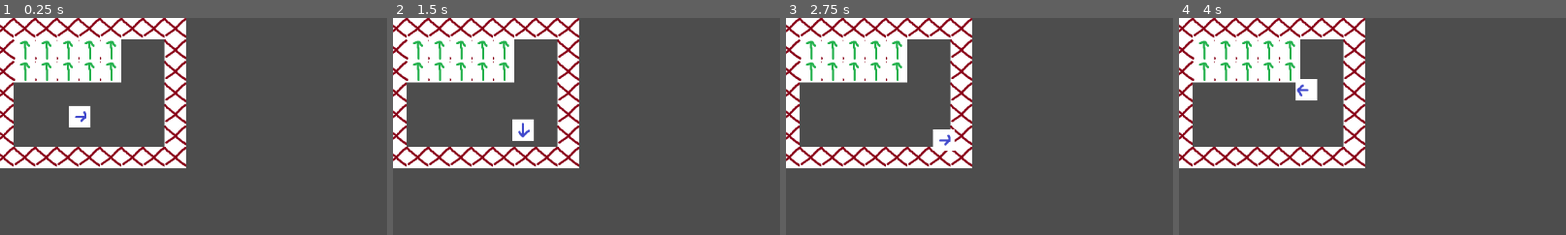
Above: before the commit, frames 1-4 (left to right).
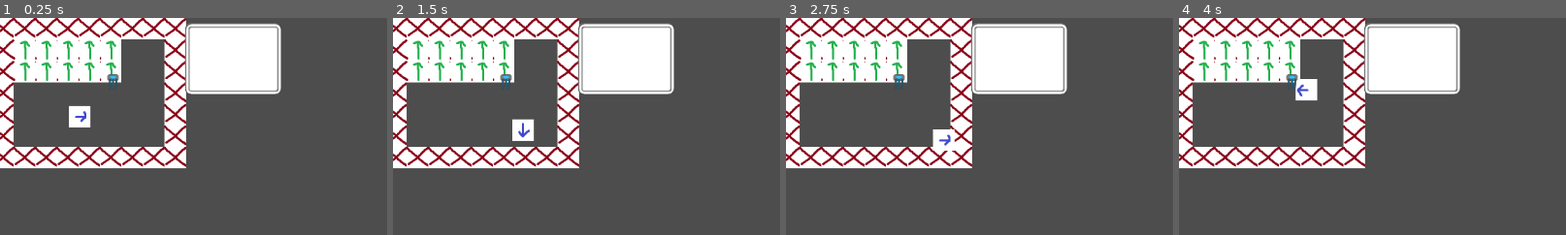
Above: after the commit, the same moments.

Repository: softgitron/IGJ
Game: Godot game, scene res://Main.tscn
Same seed, same stepped clock (60 frames per second), same inputs: the game is played once before the commit and once after it.
Inputs:
- Up to frame 1 (0.25 s): no input
- Up to frame 2 (1.5 s): tap Enter at 0.5 s; hold D (move_right) 0.53-1.28 s; hold S (move_down) from 1.28 s (still down)
- Up to frame 3 (2.75 s): tap Space at 2 s; release S (move_down) at 2.03 s; hold D (move_right) from 2.03 s (still down)
- Up to frame 4 (4 s): tap Enter at 2.75 s; release D (move_right) at 2.78 s; hold W (move_up) 2.78-3.53 s; hold A (move_left) from 3.53 s (still down)
The pictures show only the part of the screen within x 1-51%, y 0-50%; the shares and areas given below are measured in that part.

The runs differ from the first frame. In frame 1, 8.3% of the frame differs, in the area x 27-73%, y 2-36%; in frame 2, 8.3%; in frame 3, 8.3%; in frame 4, 8.3%.

Commit message:
Added Ui elements

Diff:
--- a/Main.tscn
+++ b/Main.tscn
@@ -1,11 +1,22 @@
-[gd_scene load_steps=3 format=3 uid="uid://cpvcl2evatg8p"]
+[gd_scene load_steps=6 format=3 uid="uid://cpvcl2evatg8p"]
 
+[ext_resource type="Script" uid="uid://63udaaqf7rp3" path="res://main.gd" id="1_fos0i"]
 [ext_resource type="PackedScene" uid="uid://l24b45bswjqd" path="res://Maps/MapBase.tscn" id="1_uu6xs"]
 [ext_resource type="PackedScene" uid="uid://de8sga0vaepvf" path="res://Player/Player.tscn" id="2_r0du0"]
+[ext_resource type="PackedScene" uid="uid://cw1rjnkmhf7xx" path="res://Ui_Components/ui_main.tscn" id="3_r0du0"]
+[ext_resource type="PackedScene" uid="uid://qchaxxjqoi2m" path="res://Teleportation_assets/activation_key.tscn" id="4_cm0pq"]
 
 [node name="Main" type="Node2D"]
+script = ExtResource("1_fos0i")
 
 [node name="MapBase" parent="." instance=ExtResource("1_uu6xs")]
 
 [node name="Player" parent="." instance=ExtResource("2_r0du0")]
 position = Vector2(130, 147)
+
+[node name="UiMain" parent="." instance=ExtResource("3_r0du0")]
+offset = Vector2(280, 0)
+transform = Transform2D(1, 0, 0, 1, 280, 0)
+
+[node name="ActivationKey" parent="." instance=ExtResource("4_cm0pq")]
+position = Vector2(180, 95)
--- a/Player/Player.tscn
+++ b/Player/Player.tscn
@@ -56,7 +56,7 @@
 
 [sub_resource type="CircleShape2D" id="CircleShape2D_q3lat"]
 
-[node name="Player" type="CharacterBody2D"]
+[node name="Player" type="CharacterBody2D" groups=["player"]]
 motion_mode = 1
 script = ExtResource("1_q3lat")
 
--- a/Player/player.gd
+++ b/Player/player.gd
@@ -1,6 +1,23 @@
 extends CharacterBody2D
 
 @export var speed = 100
+var currentItem: String = ""
+
+signal inventory_changed(item_name: String)
+
+func has_item(item_name:String)->bool:
+	return currentItem==item_name
+
+func remove_item()->String:
+	var temp = currentItem
+	currentItem=""
+	return temp
+
+func pickup_item(item_name:String)->void:
+	if currentItem=="":
+		currentItem=item_name
+		emit_signal("inventory_changed", item_name)
+
 
 func get_input():
 	velocity = Vector2.ZERO
--- a/Teleportation_assets/activation_key.gd
+++ b/Teleportation_assets/activation_key.gd
@@ -1,8 +1,9 @@
 extends Area2D
 
-@export var item_name: String = "Keycard"
+@export var item_name: String = "activationKey"
 
 func _on_body_entered(body: Node) -> void:
+	print("entered")
 	if body.is_in_group("player"):
 		body.pickup_item(item_name)
 		queue_free()
--- a/Teleportation_assets/activation_key.tscn
+++ b/Teleportation_assets/activation_key.tscn
@@ -1,7 +1,7 @@
 [gd_scene load_steps=4 format=3 uid="uid://qchaxxjqoi2m"]
 
-[ext_resource type="Texture2D" uid="uid://byeqg6vuvhq44" path="res://art/activationKey.png" id="1_arp5j"]
-[ext_resource type="Script" uid="uid://bfatgblvrign0" path="res://activation_key.gd" id="1_k7ukm"]
+[ext_resource type="Texture2D" uid="uid://byeqg6vuvhq44" path="res://Teleportation_assets/art/activationKey.png" id="1_arp5j"]
+[ext_resource type="Script" uid="uid://bfatgblvrign0" path="res://Teleportation_assets/activation_key.gd" id="1_k7ukm"]
 
 [sub_resource type="CapsuleShape2D" id="CapsuleShape2D_k7ukm"]
 
--- /dev/null
+++ b/Ui_Components/ui_inventory.gd
@@ -0,0 +1,13 @@
+extends Control
+
+var current_item: String =""
+var has_item:bool=false
+
+func _process(delta: float) -> void:
+	pass
+
+
+func pickup_item(itemName:String):
+	current_item=itemName;
+	var items = $ItemSprite
+	items.texture = load("res://Ui_Components/art/inventory_sprites/activationKey.png")
--- /dev/null
+++ b/Ui_Components/ui_inventory.tscn
@@ -0,0 +1,27 @@
+[gd_scene load_steps=3 format=3 uid="uid://chyouql1mqmof"]
+
+[ext_resource type="Script" uid="uid://brx0qc3yntc4j" path="res://Ui_Components/ui_inventory.gd" id="1_f2qcn"]
+[ext_resource type="Texture2D" uid="uid://cbqdqk5ng8441" path="res://Ui_Components/art/ui_itemslot.png" id="1_vraam"]
+
+[node name="UiInventory" type="Control"]
+layout_mode = 3
+anchors_preset = 0
+offset_right = 40.0
+offset_bottom = 40.0
+script = ExtResource("1_f2qcn")
+
+[node name="VBoxContainer" type="VBoxContainer" parent="."]
+layout_mode = 0
+offset_right = 40.0
+offset_bottom = 40.0
+
+[node name="ItemHolder" type="TextureRect" parent="."]
+layout_mode = 2
+offset_right = 156.0
+offset_bottom = 120.0
+texture = ExtResource("1_vraam")
+
+[node name="ItemSprite" type="TextureRect" parent="."]
+layout_mode = 0
+offset_right = 40.0
+offset_bottom = 40.0
--- /dev/null
+++ b/Ui_Components/ui_main.gd
@@ -0,0 +1,11 @@
+extends CanvasLayer
+
+
+
+func connect_to_player(player: Node):
+	player.inventory_changed.connect(_on_player_inventory_change)
+
+func _on_player_inventory_change(item: String):
+	print(item)
+	var child = $UiInventory
+	child.pickup_item(item)
--- /dev/null
+++ b/Ui_Components/ui_main.tscn
@@ -0,0 +1,21 @@
+[gd_scene load_steps=3 format=3 uid="uid://cw1rjnkmhf7xx"]
+
+[ext_resource type="Script" uid="uid://cw7q20gk5d445" path="res://Ui_Components/ui_main.gd" id="1_kqtj8"]
+[ext_resource type="PackedScene" uid="uid://chyouql1mqmof" path="res://Ui_Components/ui_inventory.tscn" id="1_mfk5n"]
+
+[node name="UiMain" type="CanvasLayer"]
+layer = 8
+script = ExtResource("1_kqtj8")
+
+[node name="Control" type="Control" parent="."]
+layout_mode = 3
+anchors_preset = 0
+offset_right = 40.0
+offset_bottom = 40.0
+
+[node name="VBoxContainer" type="VBoxContainer" parent="Control"]
+layout_mode = 0
+offset_right = 40.0
+offset_bottom = 40.0
+
+[node name="UiInventory" parent="." instance=ExtResource("1_mfk5n")]
--- /dev/null
+++ b/main.gd
@@ -0,0 +1,7 @@
+extends Node2D
+
+@onready var player = $Player
+@onready var hud = $UiMain
+
+func _ready():
+	hud.connect_to_player(player)
Binary file added: Ui_Components/art/inventory_sprites/activationKey.png
Not shown, added: Ui_Components/art/inventory_sprites/activationKey.png.import
Binary file added: Ui_Components/art/ui_background.png
Not shown, added: Ui_Components/art/ui_background.png.import
Binary file added: Ui_Components/art/ui_clock.png
Not shown, added: Ui_Components/art/ui_clock.png.import
Binary file added: Ui_Components/art/ui_itemslot.png
Not shown, added: Ui_Components/art/ui_itemslot.png.import
Binary file added: Ui_Components/art/ui_lightBG.png
Not shown, added: Ui_Components/art/ui_lightBG.png.import
Binary file added: Ui_Components/art/ui_lightFront.png
Not shown, added: Ui_Components/art/ui_lightFront.png.import
(and 6 more such lines)
